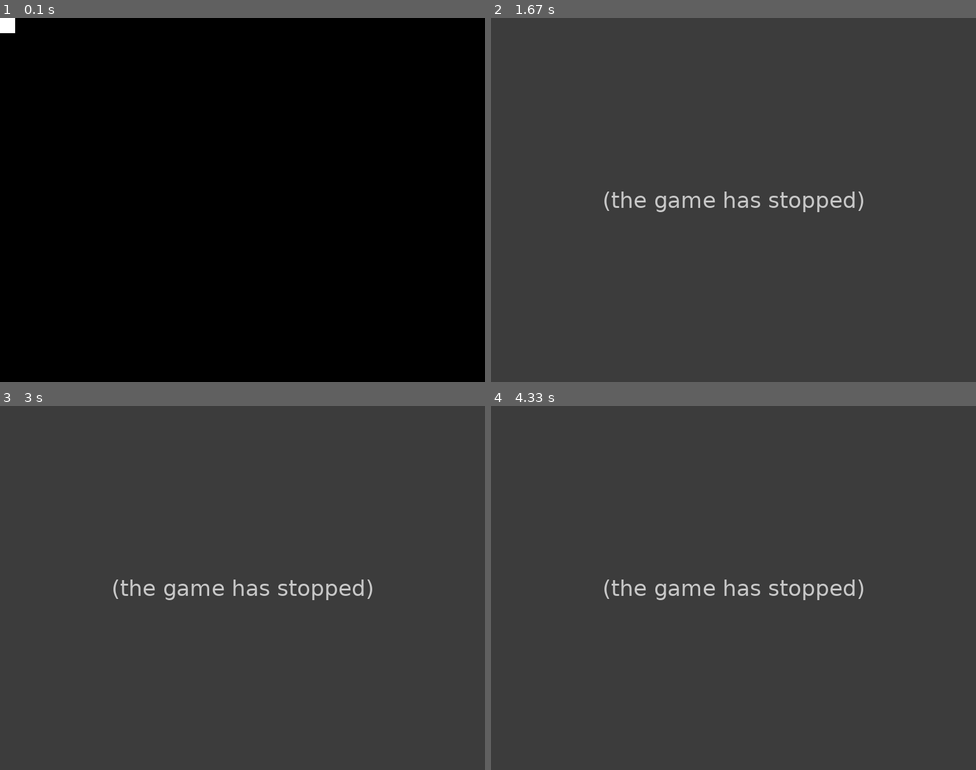
Above: before the commit, frames 1-4 (two rows, left to right).
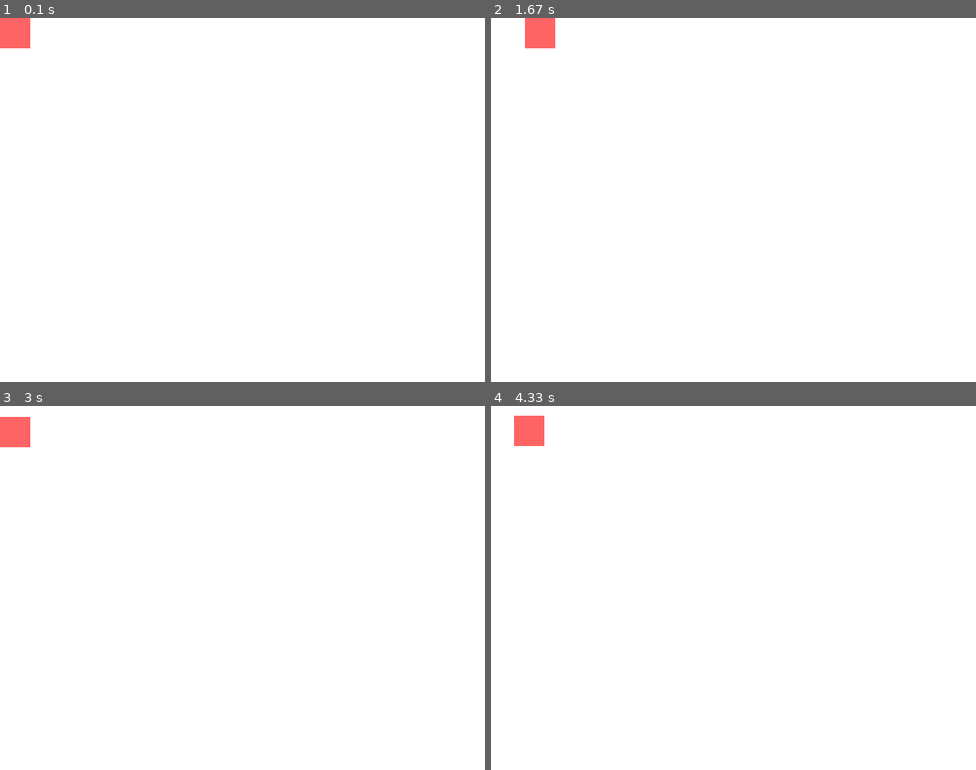
Above: after the commit, the same moments.

Repository: Teklar223/IntroNewSpace-Ex2
Game: pygame game, started from Main.py
Two runs of this game, one before a commit and one after it. Both use one fixed random seed, a clock stepped at 60 frames per second and the inputs below.
Inputs:
- Up to frame 1 (0.1 s): no input
- Up to frame 2 (1.67 s): hold D 0.33-0.8 s; hold W 0.83-1.13 s; hold D 1.17-1.63 s
- Up to frame 3 (3 s): hold A 1.67-2.2 s; hold S 2.23-2.53 s; hold A 2.57-2.97 s
- Up to frame 4 (4.33 s): hold W 3-3.37 s; hold D 3.4-4.03 s; hold S from 4.07 s (still down)

The runs differ from the first frame. In frame 1, 100% of the frame differs, in the area x 0-100%, y 0-100%; in frame 2, 100%; in frame 3, 100%; in frame 4, 100%.
Error before the commit: AttributeError: 'Spaceship' object has no attribute 'config' (Spaceship.py line 58); the game stopped at 0.33 s (later frames are placeholders)

Commit message:
added basic movement

Diff:
--- a/Main.py
+++ b/Main.py
@@ -46,7 +46,7 @@
 
             self.ship.update(dt, self.screen.get_width(), self.screen.get_height())
 
-            self.screen.fill((0, 0, 0))
+            self.screen.fill((255, 255, 255))
             self.screen.blit(self.ship.image, self.ship.rect)
             pygame.display.flip()
 
--- a/Spaceship.py
+++ b/Spaceship.py
@@ -1,5 +1,12 @@
 import Configuration
+from pygame.locals import *
 import pygame
+
+# Constants
+UP = K_w
+DOWN = K_s
+LEFT = K_a
+RIGHT = K_d
 
 class Spaceship():
     '''
@@ -20,7 +27,7 @@
         # *** Pygame ***
         super().__init__(*groups)
         self.image = pygame.Surface((50, 50))
-        self.image.fill((255, 255, 255))
+        self.image.fill((255, 100, 100))
         self.rect = self.image.get_rect()
         self.rect.center = (0, 0)
 
@@ -43,22 +50,40 @@
 
     def up_fun(self):
         print("UP")
-        self.config.NN = min(1.0, self.config.NN + 0.1)
+        self.NN = min(1.0, self.NN + 0.1)
 
     def down_fun(self):
         print("DOWN")
-        self.config.NN = max(0.0, self.config.NN - 0.1)
+        self.NN = max(0.0, self.NN - 0.1)
 
     def left_fun(self):
         print("LEFT")
-        self.config.ang = (self.config.ang + 3) % 360
+        self.ang = (self.ang + 3) % 360
 
     def right_fun(self):
         print("RIGHT")
-        self.config.ang = (self.config.ang - 3) % 360
+        self.ang = (self.ang - 3) % 360
 
     def update(self, dt, width, height):
-        pass
+
+        keys = pygame.key.get_pressed()
+        if keys[UP]:
+            self.rect.y -= 1 # self.config.vs * dt
+        if keys[DOWN]:
+            self.rect.y += 1 # self.config.vs * dt
+        if keys[LEFT]:
+            self.rect.x -= 1 # self.config.hs * dt
+        if keys[RIGHT]:
+            self.rect.x += 1 # self.config.hs * dt
+
+        if self.rect.left < 0:
+            self.rect.left = 0
+        if self.rect.right > width:
+            self.rect.right = width
+        if self.rect.top < 0:
+            self.rect.top = 0
+        if self.rect.bottom > height:
+            self.rect.bottom = height
 
     def set_player(self):
          self.is_player = True
